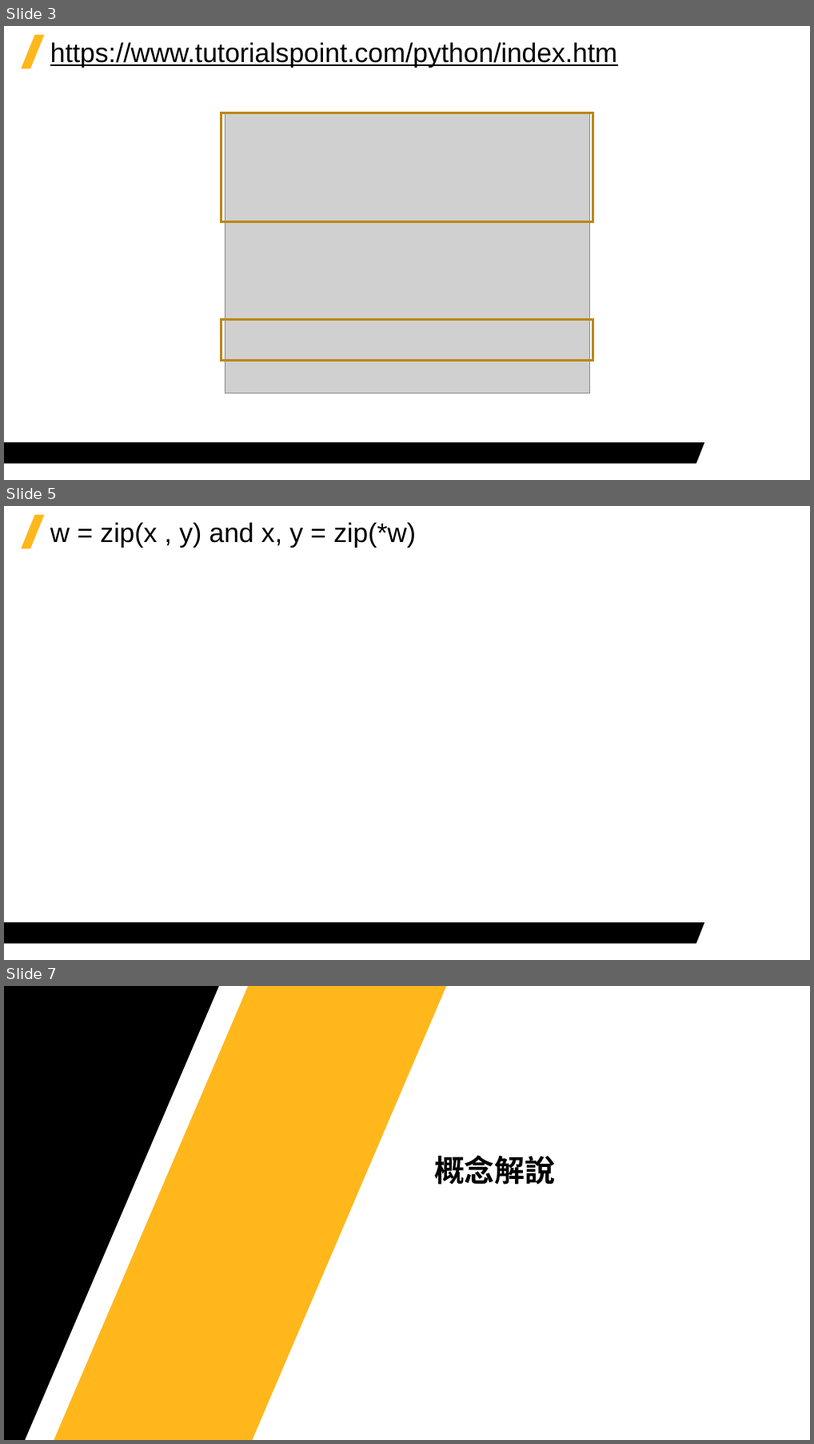
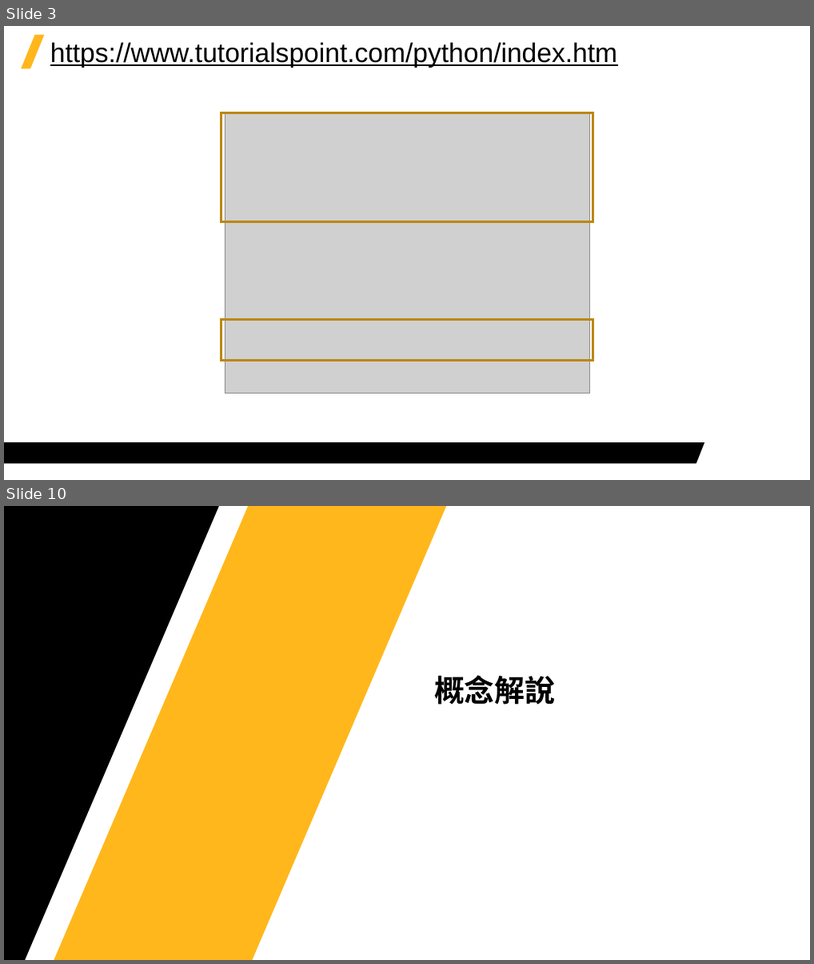
Before and after one commit to Jerrick-cheng/AEDT-Automation-Camp, a slide deck: 上課教材/Week3.pptx. Shown one above the other, each under a label of ours: slides 3, 5 and 7 before the commit, slides 3 and 10 after it; the slides between them are not shown. The pictures are 814x1444 and 814x964 pixels, drawn with LibreOffice and Linux fonts; fonts in the diff are those of the drawing; grey boxes stand for pictures; background and template pictures are left out. Boxes give left, top, right and bottom in pixels: in the first picture for what was removed or moved away, otherwise in the second. Text is boxed around its words. In the diff, an @@ line names an element or a change of style, - is before the commit and + after.

```diff
--- a/上課教材/Week3.pptx
+++ b/上課教材/Week3.pptx
@@ slide 5 removed at bbox=[4, 506, 810, 960], background #FFFFFF; not listed: 2 template elements that a slide beside it also shows @@
@@ title removed at bbox=[50, 522, 416, 548] @@
-w = zip(x , y) and x, y = zip(*w)
@@ what was slide 7 is now slide 10 @@
```
Also in this commit, not shown: 8 slides changed, 3 slides added, 2 other slides removed, 2 other files.
